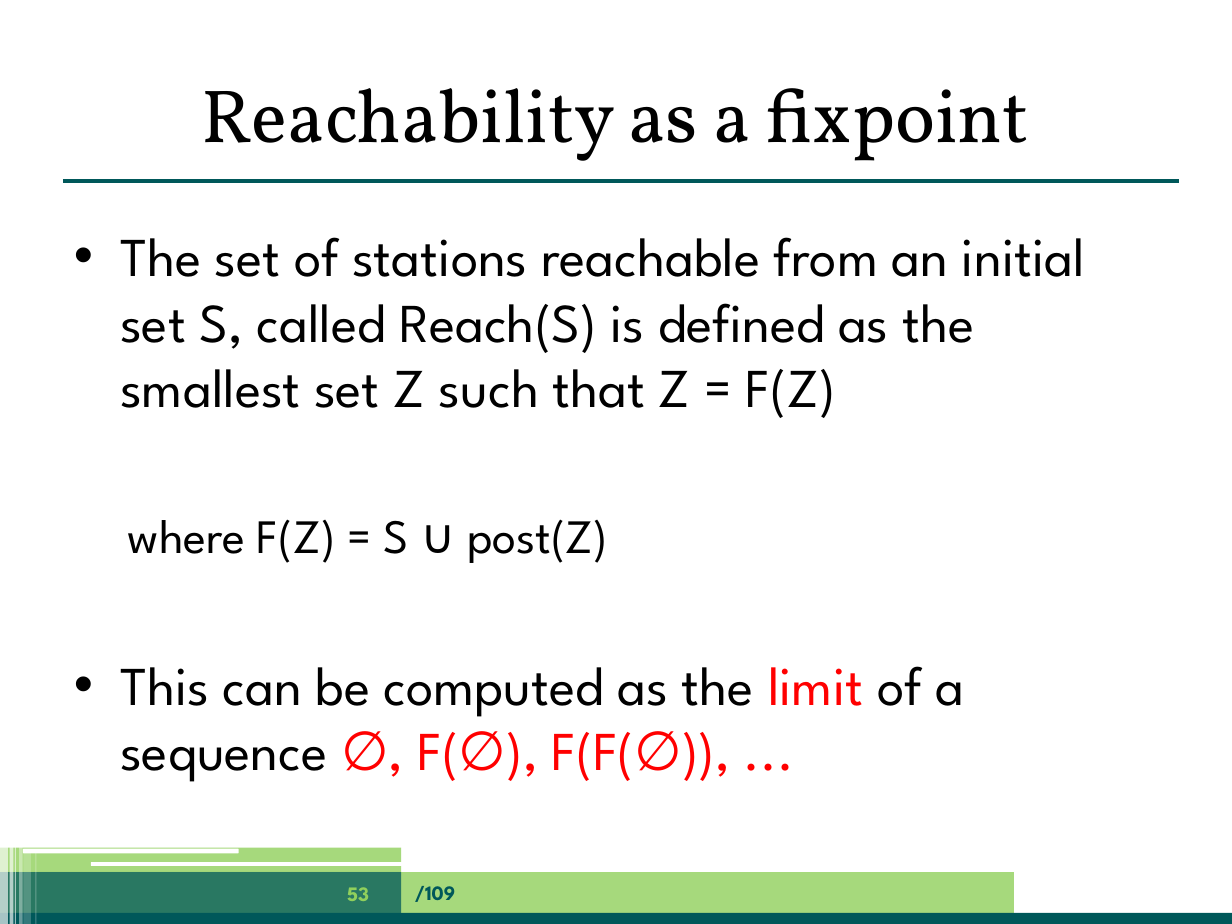
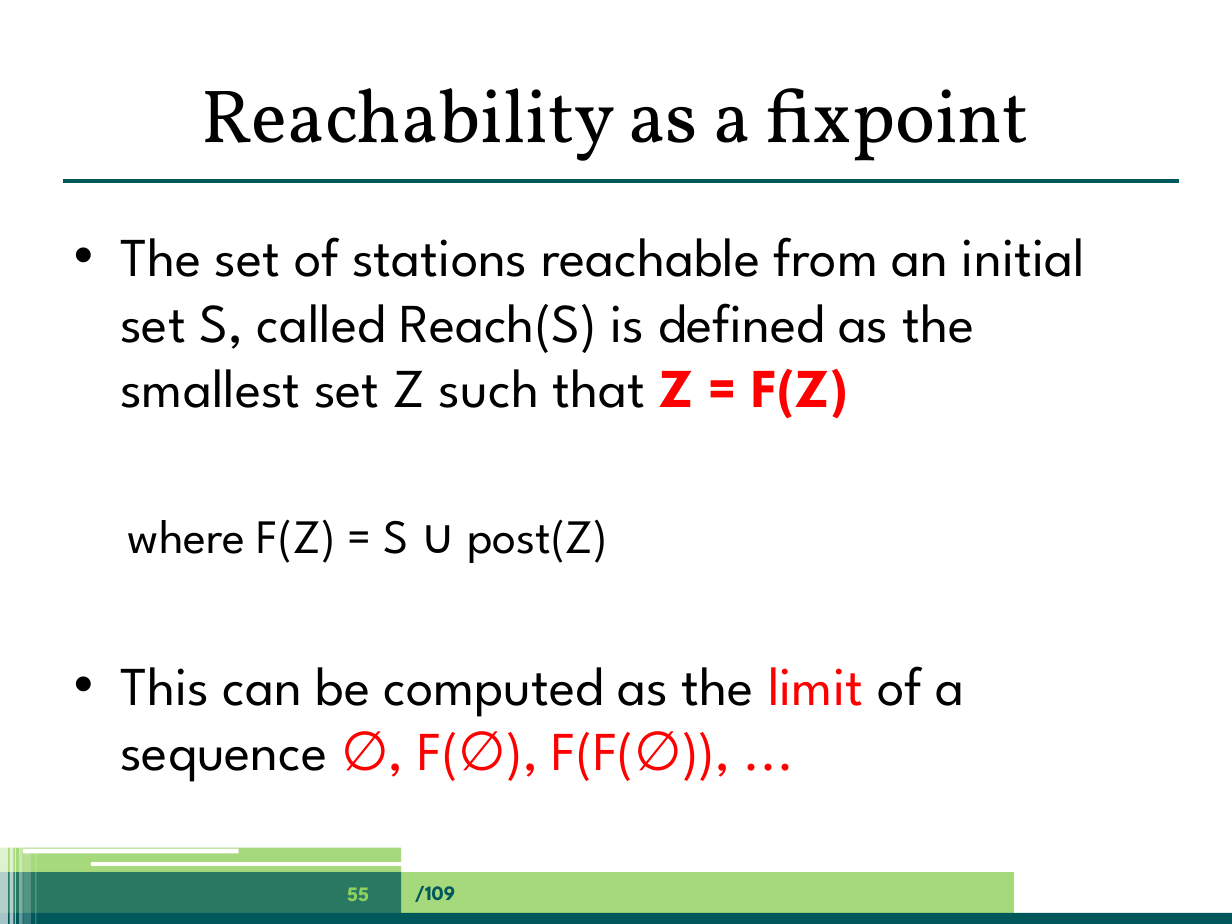
Before and after one commit to jpgallagher/ict-e-summerschool-aalborg, a slide deck: slide 55 of summerschool-aalborg-jpg.pptx (slide 53 before the commit). Drawn at 1232x924 pixels with LibreOffice and Linux fonts; fonts in the diff are those of the drawing. Boxes give left, top, right and bottom in pixels: in the first picture for what was removed or moved away, otherwise in the second. Text is boxed around its words. In the diff, an @@ line names an element or a change of style, - is before the commit and + after.

```diff
--- a/summerschool-aalborg-jpg.pptx
+++ b/summerschool-aalborg-jpg.pptx
@@ text at [120, 237, 1085, 419]: text colour #000000 to #FF0000, bold on in "Z = F(Z)" @@
@@ page number at [347, 887, 369, 901]: text changed @@
-53
+55
```
Also in this commit, not shown: 14 other slides changed, 2 slides added.
